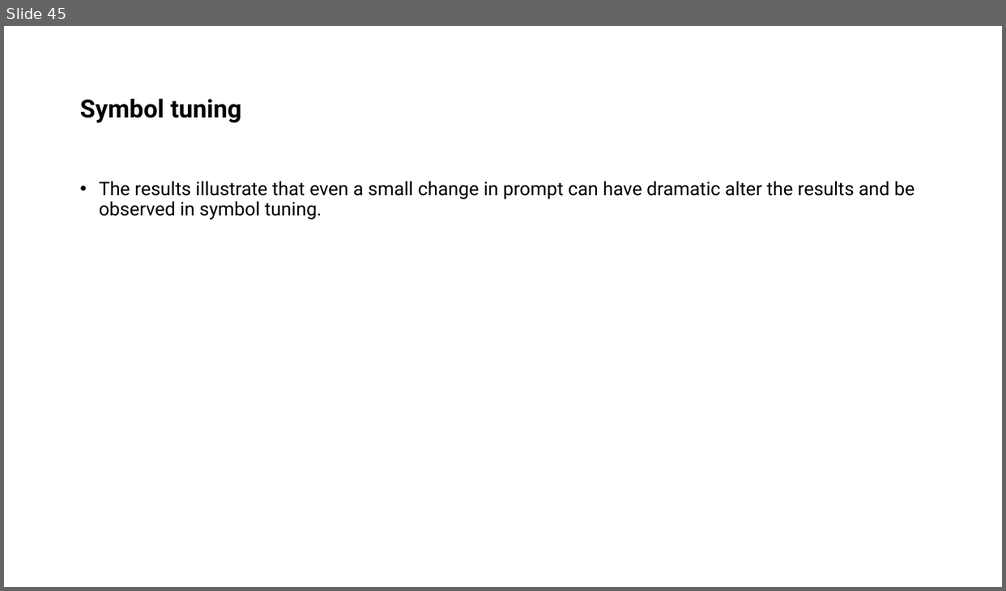
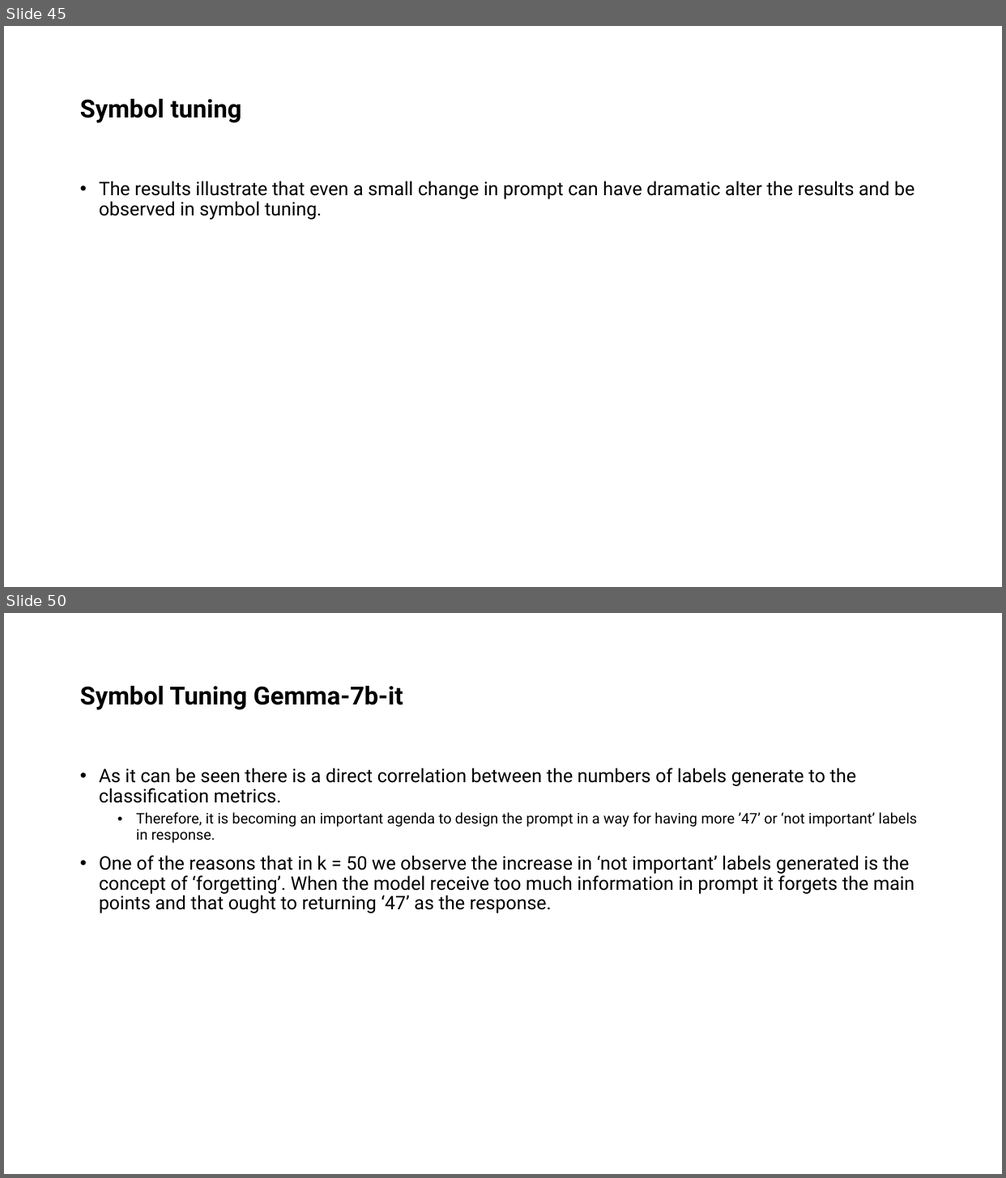
Before and after one commit to ShayanSalehi81/BachelorProject, a slide deck: Slides/Symbol Tuning.pptx. Shown one above the other, each under a label of ours: slide 45 before the commit, slides 45 and 50 after it; the slides between them are not shown. The pictures are 1006x591 and 1006x1178 pixels, drawn with LibreOffice and Linux fonts; fonts in the diff are those of the drawing. Boxes give left, top, right and bottom in pixels: in the first picture for what was removed or moved away, otherwise in the second. Text is boxed around its words. In the diff, an @@ line names an element or a change of style, - is before the commit and + after.

```diff
--- a/Slides/Symbol Tuning.pptx
+++ b/Slides/Symbol Tuning.pptx
@@ slide 50 added at [4,613,1002,1174], background #FFFFFF @@
@@ title added at [80,686,403,710], 24 pt, text #000000, bold @@
+Symbol Tuning Gemma-7b-it
@@ text added at [99,768,917,914], 18 pt, text #000000 @@
+• As it can be seen there is a direct correlation between the numbers of labels generate to the classification metrics.
+  • Therefore, it is becoming an important agenda to design the prompt in a way for having more ’47’ or ‘not important’ labels in response.
+• One of the reasons that in k = 50 we observe the increase in ‘not important’ labels generated is the concept of ‘forgetting’. When the model receive too much information in prompt it forgets the main points and that ought to returning ‘47’ as the response.
```
Also in this commit, not shown: 1 slide changed, 14 other slides added, 1 other file.
